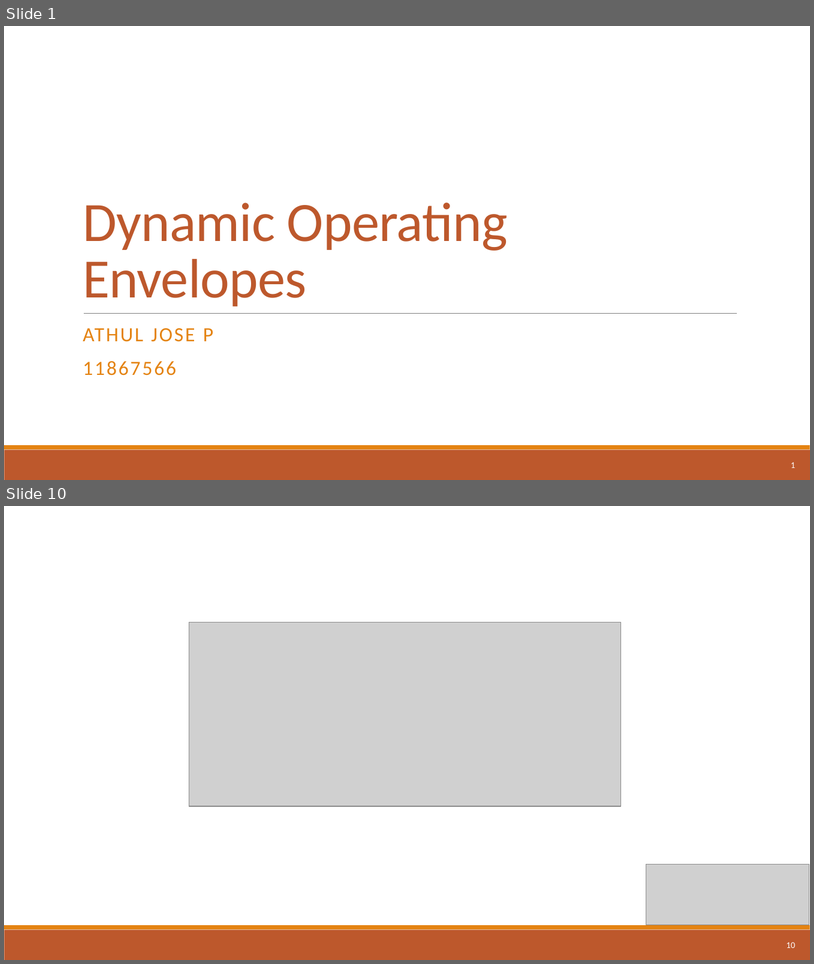
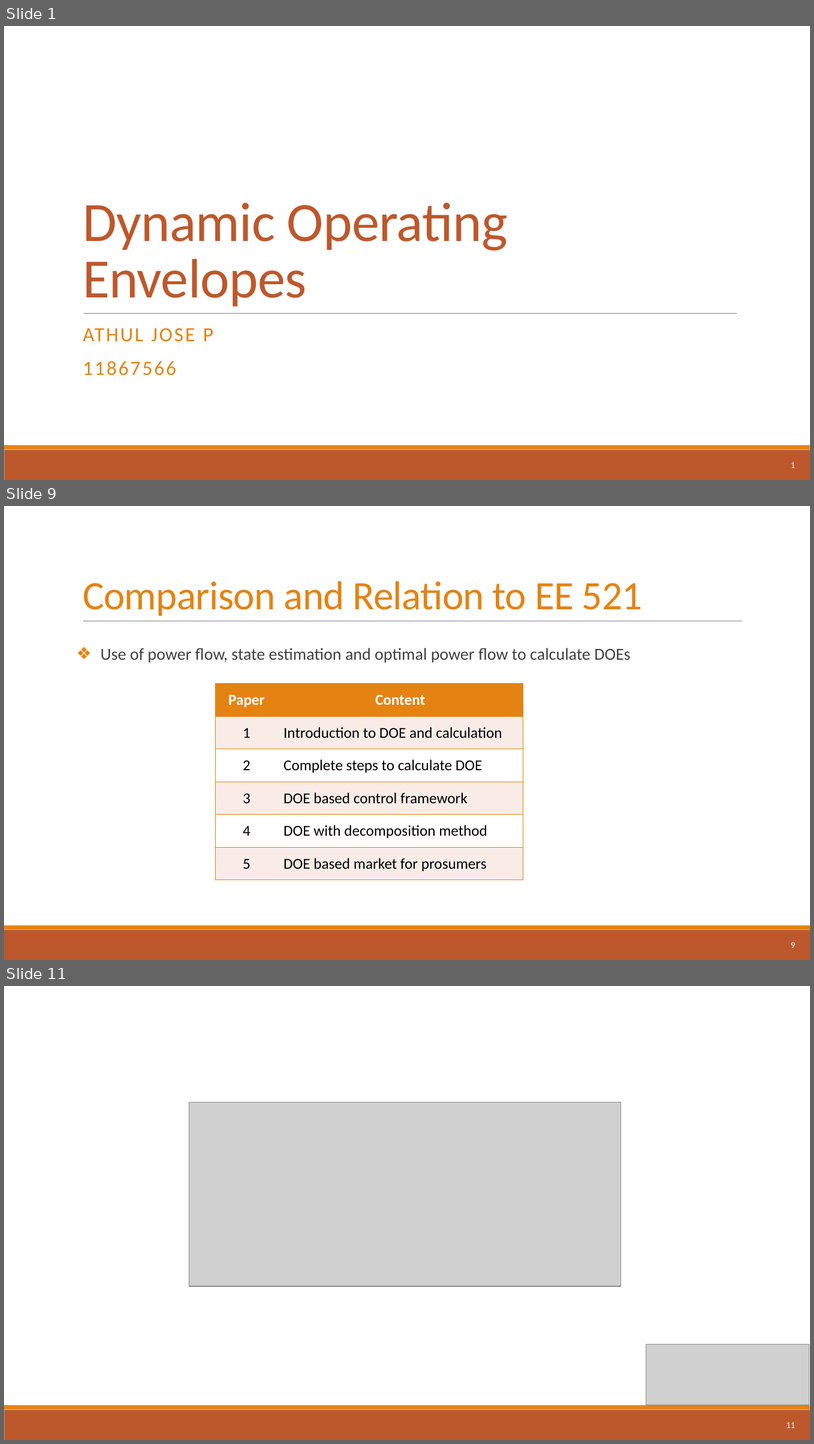
Before and after one commit to athuljosep/Power_System_Analysis, a slide deck: Seminar/Dynamic Operating Envelope.pptx. Shown one above the other, each under a label of ours: slides 1 and 10 before the commit, slides 1, 9 and 11 after it; the slides between them are not shown. The pictures are 814x964 and 814x1444 pixels, drawn with LibreOffice and Linux fonts; fonts in the diff are those of the drawing; grey boxes stand for pictures. Boxes give left, top, right and bottom in pixels: in the first picture for what was removed or moved away, otherwise in the second. Text is boxed around its words. In the diff, an @@ line names an element or a change of style, - is before the commit and + after.

```diff
--- a/Seminar/Dynamic Operating Envelope.pptx
+++ b/Seminar/Dynamic Operating Envelope.pptx
@@ slide 9 added at (4,506,810,960), background #FFFFFF; not listed: 2 template elements that a slide beside it also shows @@
@@ title added at (83,581,643,616), 48 pt, text #E48312 @@
+Comparison and Relation to EE 521
@@ line added from (83, 621) to (743, 621), #808080 0.5 pt @@
@@ text added at (101,648,630,663), 20 pt, text #404040 @@
+❖ Use of power flow, state estimation and optimal power flow to calculate DOEs
@@ table added at (216,684,524,880), 6 rows, 2 columns @@
+Paper | Content
+1 | Introduction to DOE and calculation
+2 | Complete steps to calculate DOE
+3 | DOE based control framework
+4 | DOE with decomposition method
+5 | DOE based market for prosumers
@@ page number added at (791,942,795,948), 10.5 pt, text #FFFFFF @@
+9
@@ what was slide 10 is now slide 11 @@
@@ page number at (786,1422,795,1428): text changed @@
-10
+11
```
Also in this commit, not shown: 8 slides changed.
